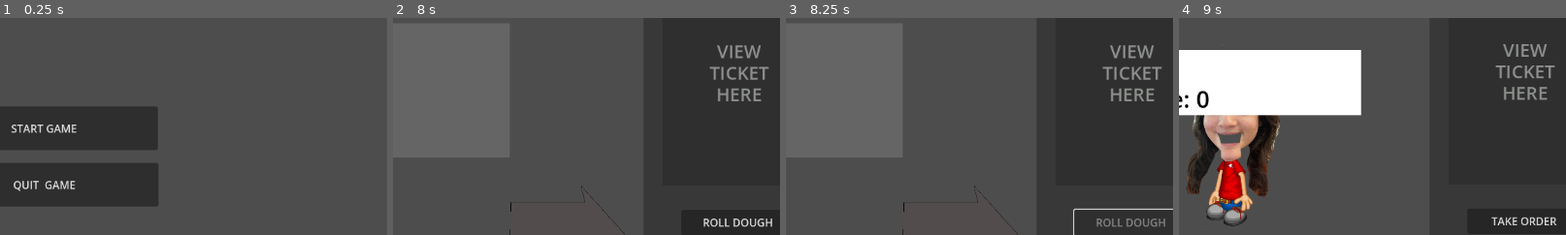
Above: before the commit, frames 1-4 (left to right).
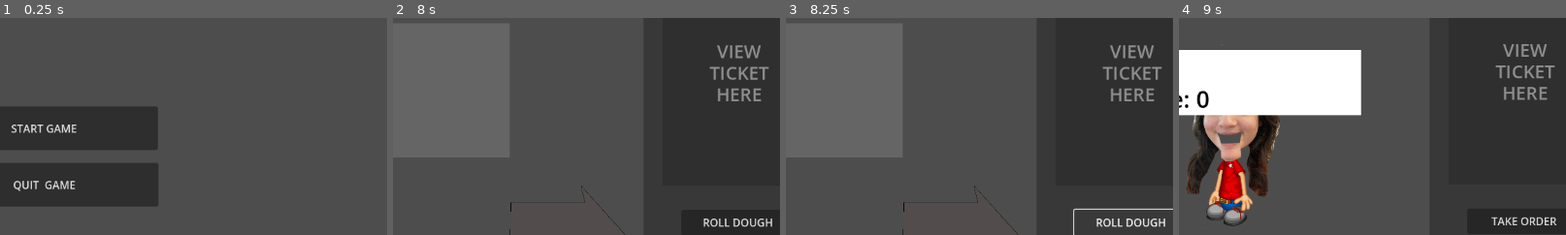
Above: after the commit, the same moments.

Repository: trishadar/PapasRotiria
Game: Godot game, scene res://main.tscn
Two runs of this game, one before a commit and one after it. Both use one fixed random seed, a clock stepped at 60 frames per second and the inputs below.
Inputs (mouse positions are % of the whole screen's width and height, from its top left):
- Up to frame 1 (0.25 s): no input
- Up to frame 2 (8 s): click "START GAME" at 0.5 s; click "TAKE ORDER" at 1.25 s; click (88, 83) at 2 s; click (96, 7) at 2.75 s; click "PANEER" at 3.5 s; click "BUTTER CHICKEN" at 4.25 s; click "GOBI" at 5 s; click "FINISH ORDER" at 5.75 s; click (90, 7) at 6.5 s; click (84, 7) at 7.25 s
- Up to frame 3 (8.25 s): click "ROLL DOUGH" at 8 s
- Up to frame 4 (9 s): click (77, 7) at 8.75 s
The pictures show only the part of the screen within x 43-93%, y 37-87%; the shares and areas given below are measured in that part.

Frames 1-2 are identical in both runs. In frame 3, 0.4% of the frame differs, in the area x 80-98%, y 92-97%; in frame 4, nothing differs.
Error before the commit: Invalid call. Nonexistent function 'queue_free' in base 'Nil'. (res://cook.gd:30)
Error after the commit: Invalid call. Nonexistent function 'queue_free' in base 'Nil'. (res://roll.gd:52)

Commit message:
hjghfgdf

Diff:
--- a/project/roll.gd
+++ b/project/roll.gd
@@ -13,6 +13,9 @@
 @onready var button = $takeOrderButton
 
 @onready var ms = get_node("/root/MainScene")
+
+var instance = null
+var ticketDeleted = false
 
 
 func _on_take_order_button_pressed() -> void:
@@ -40,6 +43,14 @@
 		globalData.viewingTicket = instance_data
 		globalData.ticketOccupied = true
 		ticketSpawned = true
+		ticketDeleted = false
+
+	if (globalData.orderFinished == true):
+		ticketSpawned = false
+
+	if (globalData.orderFinished == true and ticketDeleted == false):
+		instance.queue_free()
+		ticketDeleted = true
 
 	print_debug("debra3")
 
Not shown: 1 places in project/main_scene.tscn that only renumber resources
